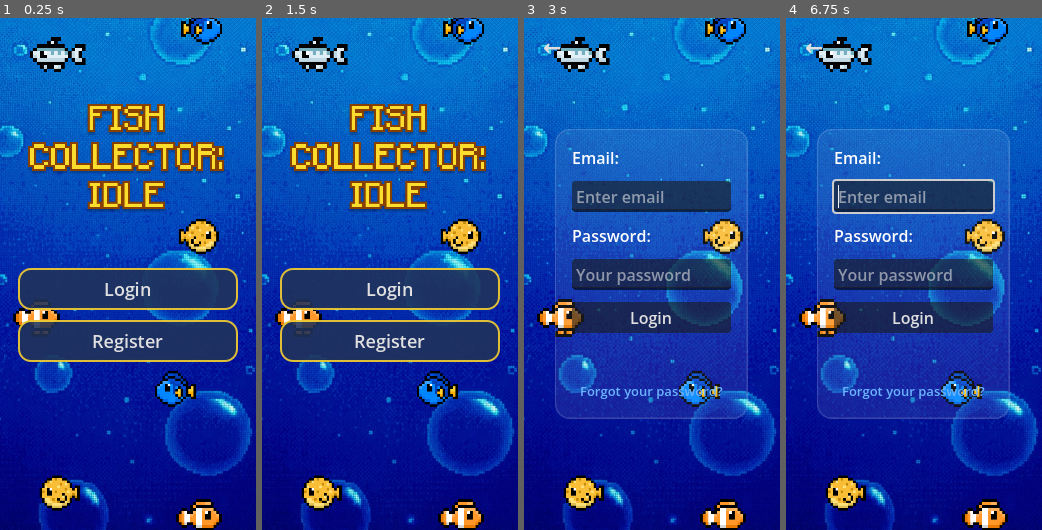
Above: before the commit, frames 1-4 (left to right).
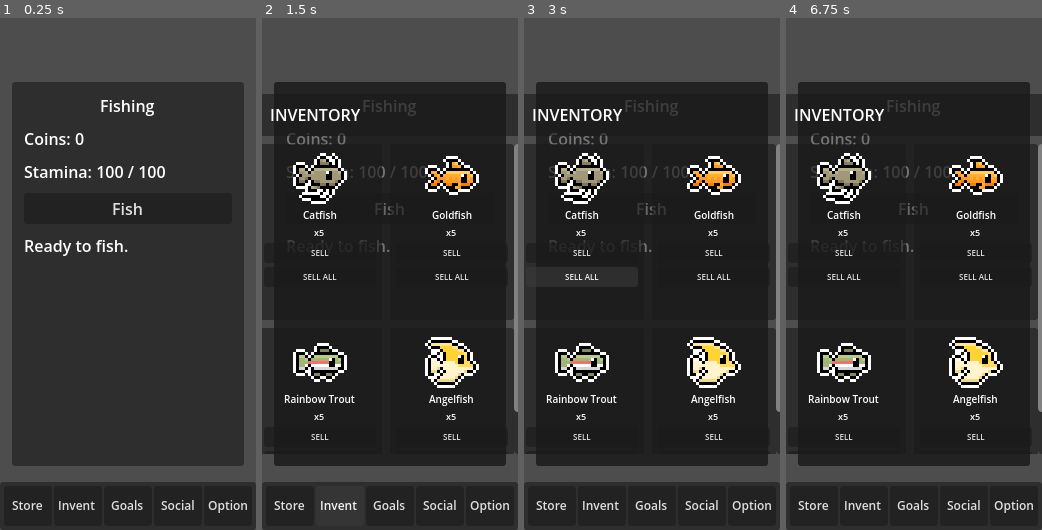
Above: after the commit, the same moments.

Repository: joellozanobarbancho/FishCollectorIdle
Game: Godot game, scene res://Scenes/FishingScreen.tscn
Two runs of this game, one before a commit and one after it. Both use one fixed random seed, a clock stepped at 60 frames per second and the inputs below. Before the commit the project starts from res://Scenes/MainMenu.tscn.
Inputs (mouse positions are in pixels of both pictures, inside the frame that each line leads up to):
- Up to frame 1 (0.25 s): no input
- Up to frame 2 (1.5 s): click (290, 504) at 0.5 s, where only the run after the commit has a clickable "Store"; click (338, 504) at 1.25 s, where only the run after the commit has a clickable "Inventory"
- Up to frame 3 (3 s): click (582, 253) at 2 s, where only the run after the commit has a clickable "SELL"; click (582, 279) at 2.75 s, where only the run after the commit has a clickable "SELL ALL"
- Up to frame 4 (6.75 s): click (914, 504) at 3.5 s, where only the run after the commit has a clickable "Goals"; click (965, 504) at 4.25 s, where only the run after the commit has a clickable "Social"; click (1013, 504) at 5 s, where only the run after the commit has a clickable "Options"; click (814, 48) at 5.75 s, where only the run before the commit has a clickable "←"; click (914, 207) at 6.5 s, where only the run after the commit has a clickable "Fish"

The runs differ from the first frame. In frame 1, 100% of the frame differs, in the area x 0-100%, y 0-100%; in frame 2, 100%; in frame 3, 99%; in frame 4, 99%.

Commit message:
inventario

Diff:
--- a/Scenes/FishingScreen.tscn
+++ b/Scenes/FishingScreen.tscn
@@ -1,6 +1,10 @@
 [gd_scene format=3 uid="uid://c5gqu38tj857w"]
 
 [ext_resource type="Script" uid="uid://chjvfs2nwpobi" path="res://Scripts/FishingScreen.gd" id="1_h8x2p"]
+[ext_resource type="Texture2D" path="res://Assets/fish/Fresh Water/Catfish Outline.png" id="2_catfish_outline"]
+[ext_resource type="Texture2D" path="res://Assets/fish/Fresh Water/Goldfish Outline.png" id="3_goldfish_outline"]
+[ext_resource type="Texture2D" path="res://Assets/fish/Fresh Water/Rainbow Trout Outline.png" id="4_rainbow_trout_outline"]
+[ext_resource type="Texture2D" path="res://Assets/fish/Fresh Water/Angelfish Outline.png" id="5_angelfish_outline"]
 
 [node name="FishingScreen" type="Control" unique_id=2137500724]
 layout_mode = 3
@@ -61,4 +65,382 @@
 text = "Ready to fish."
 autowrap_mode = 3
 
+[node name="InventoryDropdown" type="Panel" parent="." unique_id=1812458890]
+visible = false
+layout_mode = 1
+anchors_preset = 15
+anchor_right = 1.0
+anchor_bottom = 1.0
+offset_left = 12.0
+offset_top = 64.0
+offset_right = -12.0
+offset_bottom = -64.0
+grow_horizontal = 2
+grow_vertical = 2
+
+[node name="MarginContainer" type="MarginContainer" parent="InventoryDropdown" unique_id=205972504]
+layout_mode = 1
+anchors_preset = 15
+anchor_right = 1.0
+anchor_bottom = 1.0
+grow_horizontal = 2
+grow_vertical = 2
+theme_override_constants/margin_left = 12
+theme_override_constants/margin_top = 12
+theme_override_constants/margin_right = 12
+theme_override_constants/margin_bottom = 12
+
+[node name="VBoxContainer" type="VBoxContainer" parent="InventoryDropdown/MarginContainer" unique_id=1530749132]
+layout_mode = 2
+size_flags_horizontal = 3
+size_flags_vertical = 3
+theme_override_constants/separation = 8
+
+[node name="HeaderPanel" type="Panel" parent="InventoryDropdown/MarginContainer/VBoxContainer" unique_id=798435622]
+layout_mode = 2
+custom_minimum_size = Vector2(0, 42)
+
+[node name="HeaderMargin" type="MarginContainer" parent="InventoryDropdown/MarginContainer/VBoxContainer/HeaderPanel" unique_id=133965022]
+layout_mode = 1
+anchors_preset = 15
+anchor_right = 1.0
+anchor_bottom = 1.0
+grow_horizontal = 2
+grow_vertical = 2
+theme_override_constants/margin_left = 12
+theme_override_constants/margin_top = 8
+theme_override_constants/margin_right = 12
+theme_override_constants/margin_bottom = 8
+
+[node name="HeaderLabel" type="Label" parent="InventoryDropdown/MarginContainer/VBoxContainer/HeaderPanel/HeaderMargin" unique_id=1256311147]
+layout_mode = 2
+text = "INVENTORY"
+
+[node name="ScrollContainer" type="ScrollContainer" parent="InventoryDropdown/MarginContainer/VBoxContainer" unique_id=1751674652]
+layout_mode = 2
+size_flags_horizontal = 3
+size_flags_vertical = 3
+horizontal_scroll_mode = 0
+vertical_scroll_mode = 2
+
+[node name="GridContainer" type="GridContainer" parent="InventoryDropdown/MarginContainer/VBoxContainer/ScrollContainer" unique_id=436231045]
+layout_mode = 2
+size_flags_horizontal = 3
+size_flags_vertical = 3
+columns = 2
+theme_override_constants/h_separation = 8
+theme_override_constants/v_separation = 8
+
+[node name="FishCard1" type="PanelContainer" parent="InventoryDropdown/MarginContainer/VBoxContainer/ScrollContainer/GridContainer" unique_id=1929026419]
+layout_mode = 2
+custom_minimum_size = Vector2(124, 176)
+size_flags_horizontal = 3
+
+[node name="MarginContainer" type="MarginContainer" parent="InventoryDropdown/MarginContainer/VBoxContainer/ScrollContainer/GridContainer/FishCard1" unique_id=213564297]
+layout_mode = 1
+anchors_preset = 15
+anchor_right = 1.0
+anchor_bottom = 1.0
+grow_horizontal = 2
+grow_vertical = 2
+size_flags_horizontal = 3
+theme_override_constants/margin_left = 6
+theme_override_constants/margin_top = 6
+theme_override_constants/margin_right = 6
+theme_override_constants/margin_bottom = 6
+
+[node name="VBoxContainer" type="VBoxContainer" parent="InventoryDropdown/MarginContainer/VBoxContainer/ScrollContainer/GridContainer/FishCard1/MarginContainer" unique_id=561584911]
+layout_mode = 2
+size_flags_horizontal = 3
+theme_override_constants/separation = 4
+
+[node name="TextureRect" type="TextureRect" parent="InventoryDropdown/MarginContainer/VBoxContainer/ScrollContainer/GridContainer/FishCard1/MarginContainer/VBoxContainer" unique_id=1354176230]
+layout_mode = 2
+texture_filter = 1
+custom_minimum_size = Vector2(0, 54)
+expand_mode = 1
+stretch_mode = 5
+texture = ExtResource("2_catfish_outline")
+
+[node name="FishName" type="Label" parent="InventoryDropdown/MarginContainer/VBoxContainer/ScrollContainer/GridContainer/FishCard1/MarginContainer/VBoxContainer" unique_id=1375043758]
+layout_mode = 2
+clip_text = true
+theme_override_font_sizes/font_size = 10
+text = "Catfish"
+horizontal_alignment = 1
+
+[node name="CountLabel" type="Label" parent="InventoryDropdown/MarginContainer/VBoxContainer/ScrollContainer/GridContainer/FishCard1/MarginContainer/VBoxContainer" unique_id=1380010501]
+layout_mode = 2
+theme_override_font_sizes/font_size = 9
+text = "x5"
+horizontal_alignment = 1
+
+[node name="ButtonRow" type="VBoxContainer" parent="InventoryDropdown/MarginContainer/VBoxContainer/ScrollContainer/GridContainer/FishCard1/MarginContainer/VBoxContainer" unique_id=1560891733]
+layout_mode = 2
+theme_override_constants/separation = 4
+
+[node name="SellButton" type="Button" parent="InventoryDropdown/MarginContainer/VBoxContainer/ScrollContainer/GridContainer/FishCard1/MarginContainer/VBoxContainer/ButtonRow" unique_id=71501288]
+layout_mode = 2
+size_flags_horizontal = 3
+clip_text = true
+theme_override_font_sizes/font_size = 8
+text = "SELL"
+
+[node name="SellAllButton" type="Button" parent="InventoryDropdown/MarginContainer/VBoxContainer/ScrollContainer/GridContainer/FishCard1/MarginContainer/VBoxContainer/ButtonRow" unique_id=2030527344]
+layout_mode = 2
+size_flags_horizontal = 3
+clip_text = true
+theme_override_font_sizes/font_size = 8
+text = "SELL ALL"
+
+[node name="FishCard2" type="PanelContainer" parent="InventoryDropdown/MarginContainer/VBoxContainer/ScrollContainer/GridContainer" unique_id=165706433]
+layout_mode = 2
+custom_minimum_size = Vector2(124, 176)
+size_flags_horizontal = 3
+
+[node name="MarginContainer" type="MarginContainer" parent="InventoryDropdown/MarginContainer/VBoxContainer/ScrollContainer/GridContainer/FishCard2" unique_id=2008790641]
+layout_mode = 1
+anchors_preset = 15
+anchor_right = 1.0
+anchor_bottom = 1.0
+grow_horizontal = 2
+grow_vertical = 2
+size_flags_horizontal = 3
+theme_override_constants/margin_left = 6
+theme_override_constants/margin_top = 6
+theme_override_constants/margin_right = 6
+theme_override_constants/margin_bottom = 6
+
+[node name="VBoxContainer" type="VBoxContainer" parent="InventoryDropdown/MarginContainer/VBoxContainer/ScrollContainer/GridContainer/FishCard2/MarginContainer" unique_id=1184439322]
+layout_mode = 2
+size_flags_horizontal = 3
+theme_override_constants/separation = 4
+
+[node name="TextureRect" type="TextureRect" parent="InventoryDropdown/MarginContainer/VBoxContainer/ScrollContainer/GridContainer/FishCard2/MarginContainer/VBoxContainer" unique_id=1396944448]
+layout_mode = 2
+texture_filter = 1
+custom_minimum_size = Vector2(0, 54)
+expand_mode = 1
+stretch_mode = 5
+texture = ExtResource("3_goldfish_outline")
+
+[node name="FishName" type="Label" parent="InventoryDropdown/MarginContainer/VBoxContainer/ScrollContainer/GridContainer/FishCard2/MarginContainer/VBoxContainer" unique_id=64833714]
+layout_mode = 2
+clip_text = true
+theme_override_font_sizes/font_size = 10
+text = "Goldfish"
+horizontal_alignment = 1
+
+[node name="CountLabel" type="Label" parent="InventoryDropdown/MarginContainer/VBoxContainer/ScrollContainer/GridContainer/FishCard2/MarginContainer/VBoxContainer" unique_id=1115133880]
+layout_mode = 2
+theme_override_font_sizes/font_size = 9
+text = "x5"
+horizontal_alignment = 1
+
+[node name="ButtonRow" type="VBoxContainer" parent="InventoryDropdown/MarginContainer/VBoxContainer/ScrollContainer/GridContainer/FishCard2/MarginContainer/VBoxContainer" unique_id=1173151817]
+layout_mode = 2
+theme_override_constants/separation = 4
+
+[node name="SellButton" type="Button" parent="InventoryDropdown/MarginContainer/VBoxContainer/ScrollContainer/GridContainer/FishCard2/MarginContainer/VBoxContainer/ButtonRow" unique_id=1123303419]
+layout_mode = 2
+size_flags_horizontal = 3
+clip_text = true
+theme_override_font_sizes/font_size = 8
+text = "SELL"
+
+[node name="SellAllButton" type="Button" parent="InventoryDropdown/MarginContainer/VBoxContainer/ScrollContainer/GridContainer/FishCard2/MarginContainer/VBoxContainer/ButtonRow" unique_id=320204991]
+layout_mode = 2
+size_flags_horizontal = 3
+clip_text = true
+theme_override_font_sizes/font_size = 8
+text = "SELL ALL"
+
+[node name="FishCard3" type="PanelContainer" parent="InventoryDropdown/MarginContainer/VBoxContainer/ScrollContainer/GridContainer" unique_id=112279762]
+layout_mode = 2
+custom_minimum_size = Vector2(124, 176)
+size_flags_horizontal = 3
+
+[node name="MarginContainer" type="MarginContainer" parent="InventoryDropdown/MarginContainer/VBoxContainer/ScrollContainer/GridContainer/FishCard3" unique_id=1779549203]
+layout_mode = 1
+anchors_preset = 15
+anchor_right = 1.0
+anchor_bottom = 1.0
+grow_horizontal = 2
+grow_vertical = 2
+size_flags_horizontal = 3
+theme_override_constants/margin_left = 6
+theme_override_constants/margin_top = 6
+theme_override_constants/margin_right = 6
+theme_override_constants/margin_bottom = 6
+
+[node name="VBoxContainer" type="VBoxContainer" parent="InventoryDropdown/MarginContainer/VBoxContainer/ScrollContainer/GridContainer/FishCard3/MarginContainer" unique_id=1952385804]
+layout_mode = 2
+size_flags_horizontal = 3
+theme_override_constants/separation = 4
+
+[node name="TextureRect" type="TextureRect" parent="InventoryDropdown/MarginContainer/VBoxContainer/ScrollContainer/GridContainer/FishCard3/MarginContainer/VBoxContainer" unique_id=717182370]
+layout_mode = 2
+texture_filter = 1
+custom_minimum_size = Vector2(0, 54)
+expand_mode = 1
+stretch_mode = 5
+texture = ExtResource("4_rainbow_trout_outline")
+
+[node name="FishName" type="Label" parent="InventoryDropdown/MarginContainer/VBoxContainer/ScrollContainer/GridContainer/FishCard3/MarginContainer/VBoxContainer" unique_id=1699795653]
+layout_mode = 2
+clip_text = true
+theme_override_font_sizes/font_size = 10
+text = "Rainbow Trout"
+horizontal_alignment = 1
+
+[node name="CountLabel" type="Label" parent="InventoryDropdown/MarginContainer/VBoxContainer/ScrollContainer/GridContainer/FishCard3/MarginContainer/VBoxContainer" unique_id=1730820852]
+layout_mode = 2
+theme_override_font_sizes/font_size = 9
+text = "x5"
+horizontal_alignment = 1
+
+[node name="ButtonRow" type="VBoxContainer" parent="InventoryDropdown/MarginContainer/VBoxContainer/ScrollContainer/GridContainer/FishCard3/MarginContainer/VBoxContainer" unique_id=2026277434]
+layout_mode = 2
+theme_override_constants/separation = 4
+
+[node name="SellButton" type="Button" parent="InventoryDropdown/MarginContainer/VBoxContainer/ScrollContainer/GridContainer/FishCard3/MarginContainer/VBoxContainer/ButtonRow" unique_id=1795038894]
+layout_mode = 2
+size_flags_horizontal = 3
+clip_text = true
+theme_override_font_sizes/font_size = 8
+text = "SELL"
+
+[node name="SellAllButton" type="Button" parent="InventoryDropdown/MarginContainer/VBoxContainer/ScrollContainer/GridContainer/FishCard3/MarginContainer/VBoxContainer/ButtonRow" unique_id=1257725118]
+layout_mode = 2
+size_flags_horizontal = 3
+clip_text = true
+theme_override_font_sizes/font_size = 8
+text = "SELL ALL"
+
+[node name="FishCard4" type="PanelContainer" parent="InventoryDropdown/MarginContainer/VBoxContainer/ScrollContainer/GridContainer" unique_id=1339982915]
+layout_mode = 2
+custom_minimum_size = Vector2(124, 176)
+size_flags_horizontal = 3
+
+[node name="MarginContainer" type="MarginContainer" parent="InventoryDropdown/MarginContainer/VBoxContainer/ScrollContainer/GridContainer/FishCard4" unique_id=1477319746]
+layout_mode = 1
+anchors_preset = 15
+anchor_right = 1.0
+anchor_bottom = 1.0
+grow_horizontal = 2
+grow_vertical = 2
+size_flags_horizontal = 3
+theme_override_constants/margin_left = 6
+theme_override_constants/margin_top = 6
+theme_override_constants/margin_right = 6
+theme_override_constants/margin_bottom = 6
+
+[node name="VBoxContainer" type="VBoxContainer" parent="InventoryDropdown/MarginContainer/VBoxContainer/ScrollContainer/GridContainer/FishCard4/MarginContainer" unique_id=545968906]
+layout_mode = 2
+size_flags_horizontal = 3
+theme_override_constants/separation = 4
+
+[node name="TextureRect" type="TextureRect" parent="InventoryDropdown/MarginContainer/VBoxContainer/ScrollContainer/GridContainer/FishCard4/MarginContainer/VBoxContainer" unique_id=2057162249]
+layout_mode = 2
+texture_filter = 1
+custom_minimum_size = Vector2(0, 54)
+expand_mode = 1
+stretch_mode = 5
+texture = ExtResource("5_angelfish_outline")
+
+[node name="FishName" type="Label" parent="InventoryDropdown/MarginContainer/VBoxContainer/ScrollContainer/GridContainer/FishCard4/MarginContainer/VBoxContainer" unique_id=632649550]
+layout_mode = 2
+clip_text = true
+theme_override_font_sizes/font_size = 10
+text = "Angelfish"
+horizontal_alignment = 1
+
+[node name="CountLabel" type="Label" parent="InventoryDropdown/MarginContainer/VBoxContainer/ScrollContainer/GridContainer/FishCard4/MarginContainer/VBoxContainer" unique_id=1992991679]
+layout_mode = 2
+theme_override_font_sizes/font_size = 9
+text = "x5"
+horizontal_alignment = 1
+
+[node name="ButtonRow" type="VBoxContainer" parent="InventoryDropdown/MarginContainer/VBoxContainer/ScrollContainer/GridContainer/FishCard4/MarginContainer/VBoxContainer" unique_id=607109460]
+layout_mode = 2
+theme_override_constants/separation = 4
+
+[node name="SellButton" type="Button" parent="InventoryDropdown/MarginContainer/VBoxContainer/ScrollContainer/GridContainer/FishCard4/MarginContainer/VBoxContainer/ButtonRow" unique_id=2070360175]
+layout_mode = 2
+size_flags_horizontal = 3
+clip_text = true
+theme_override_font_sizes/font_size = 8
+text = "SELL"
+
+[node name="SellAllButton" type="Button" parent="InventoryDropdown/MarginContainer/VBoxContainer/ScrollContainer/GridContainer/FishCard4/MarginContainer/VBoxContainer/ButtonRow" unique_id=1369596420]
+layout_mode = 2
+size_flags_horizontal = 3
+clip_text = true
+theme_override_font_sizes/font_size = 8
+text = "SELL ALL"
+
+[node name="BottomNavBar" type="Panel" parent="." unique_id=1269034571]
+layout_mode = 1
+anchors_preset = 12
+anchor_top = 1.0
+anchor_right = 1.0
+anchor_bottom = 1.0
+offset_top = -48.0
+grow_horizontal = 2
+grow_vertical = 0
+
+[node name="MarginContainer" type="MarginContainer" parent="BottomNavBar" unique_id=1440023793]
+layout_mode = 1
+anchors_preset = 15
+anchor_right = 1.0
+anchor_bottom = 1.0
+grow_horizontal = 2
+grow_vertical = 2
+theme_override_constants/margin_left = 4
+theme_override_constants/margin_top = 4
+theme_override_constants/margin_right = 4
+theme_override_constants/margin_bottom = 4
+
+[node name="HBoxContainer" type="HBoxContainer" parent="BottomNavBar/MarginContainer" unique_id=766090640]
+layout_mode = 2
+size_flags_horizontal = 3
+size_flags_vertical = 3
+theme_override_constants/separation = 2
+
+[node name="StoreButton" type="Button" parent="BottomNavBar/MarginContainer/HBoxContainer" unique_id=1762002455]
+layout_mode = 2
+size_flags_horizontal = 3
+clip_text = true
+theme_override_font_sizes/font_size = 12
+text = "Store"
+
+[node name="InventoryButton" type="Button" parent="BottomNavBar/MarginContainer/HBoxContainer" unique_id=1708990511]
+layout_mode = 2
+size_flags_horizontal = 3
+clip_text = true
+theme_override_font_sizes/font_size = 12
+text = "Inventory"
+
+[node name="GoalsButton" type="Button" parent="BottomNavBar/MarginContainer/HBoxContainer" unique_id=92606240]
+layout_mode = 2
+size_flags_horizontal = 3
+clip_text = true
+theme_override_font_sizes/font_size = 12
+text = "Goals"
+
+[node name="SocialButton" type="Button" parent="BottomNavBar/MarginContainer/HBoxContainer" unique_id=2073268878]
+layout_mode = 2
+size_flags_horizontal = 3
+clip_text = true
+theme_override_font_sizes/font_size = 12
+text = "Social"
+
+[node name="OptionsButton" type="Button" parent="BottomNavBar/MarginContainer/HBoxContainer" unique_id=1682550832]
+layout_mode = 2
+size_flags_horizontal = 3
+clip_text = true
+theme_override_font_sizes/font_size = 12
+text = "Options"
+
 [connection signal="pressed" from="Panel/MarginContainer/VBoxContainer/FishButton" to="." method="_on_fish_button_pressed"]
+[connection signal="pressed" from="BottomNavBar/MarginContainer/HBoxContainer/InventoryButton" to="." method="_on_inventory_button_pressed"]
--- a/Scripts/FishingScreen.gd
+++ b/Scripts/FishingScreen.gd
@@ -9,6 +9,7 @@
 @onready var stamina_label: Label = $Panel/MarginContainer/VBoxContainer/StaminaLabel
 @onready var fish_button: Button = $Panel/MarginContainer/VBoxContainer/FishButton
 @onready var result_label: Label = $Panel/MarginContainer/VBoxContainer/ResultLabel
+@onready var inventory_dropdown: Control = $InventoryDropdown
 
 var cast_cooldown_remaining: float = 0.0
 var stamina: float = 100.0
@@ -21,6 +22,7 @@
 		File.load_game()
 	_ensure_player_defaults()
 	_pull_stamina_from_stats()
+	inventory_dropdown.visible = false
 	_refresh_ui("Ready to fish.")
 
 
@@ -86,6 +88,10 @@
 
 	var rarity_text: String = " (Rare!)" if is_rare else ""
 	_refresh_ui("Caught %s%s - Size %d, +%d coins" % [fish_name, rarity_text, fish_size, value])
+
+
+func _on_inventory_button_pressed() -> void:
+	inventory_dropdown.visible = not inventory_dropdown.visible
 
 
 func _roll_from_range(range_data: Dictionary, fallback_min: int, fallback_max: int) -> int:
--- a/project.godot
+++ b/project.godot
@@ -11,7 +11,7 @@
 [application]
 
 config/name="FishCollectorIdle"
-run/main_scene="uid://dqug5n1ttfgol"
+run/main_scene="uid://c5gqu38tj857w"
 config/features=PackedStringArray("4.6", "GL Compatibility")
 config/icon="res://icon.svg"
 
